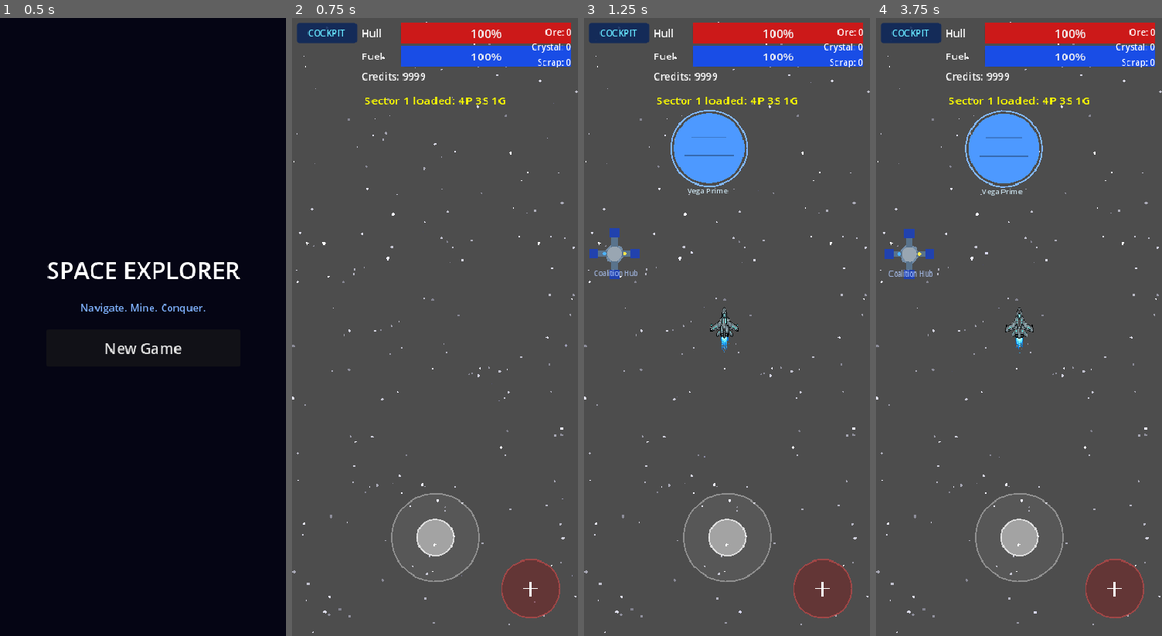
Above: before the commit, frames 1-4 (left to right).
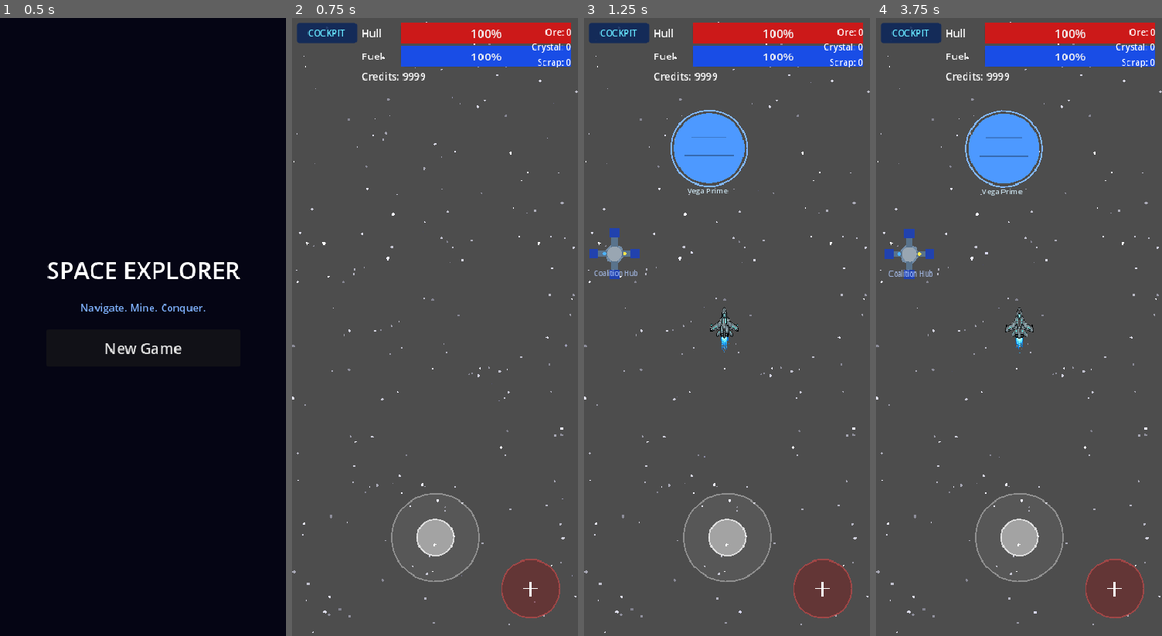
Above: after the commit, the same moments.

Repository: ichizh8/space-game-rt
Game: Godot game, scene res://scenes/main_menu.tscn
Same seed, same stepped clock (60 frames per second), same inputs: the game is played once before the commit and once after it.
Inputs:
- Up to frame 1 (0.5 s): no input
- Up to frame 2 (0.75 s): click "New Game" at 0.5 s
- Up to frame 3 (1.25 s): no input
- Up to frame 4 (3.75 s): click "COCKPIT" at 1.25 s; click "COCKPIT" at 2 s; click "COCKPIT" at 2.75 s; click "X" at 3.5 s

Frame 1 is identical in both runs. In frame 2, 0.2% of the frame differs, in the area x 25-75%, y 12-14%; in frame 3, 0.2%; in frame 4, 0.2%.

Commit message:
v85: clean up debug, map scale 0.036

Diff:
--- a/scripts/cockpit.gd
+++ b/scripts/cockpit.gd
@@ -10,7 +10,7 @@
 
 
 class MapControl extends Control:
-	const MAP_SCALE := 0.042
+	const MAP_SCALE := 0.036
 	const FOG_RADIUS := 18.0
 	const PLANET_RADIUS := 5.0
 	const GRID_WORLD := 1000.0
--- a/scripts/sector_loader.gd
+++ b/scripts/sector_loader.gd
@@ -113,14 +113,6 @@
 		}
 		_respawn_zones.append(zone)
 	_pending_initial_spawns = true
-
-	# Debug: confirm placement counts
-	var hud: Node = get_tree().get_first_node_in_group("hud")
-	if is_instance_valid(hud) and hud.has_method("show_notification"):
-		var planet_count: int = get_tree().get_nodes_in_group("planets").size()
-		var station_count: int = get_tree().get_nodes_in_group("stations").size()
-		var gate_count: int = get_tree().get_nodes_in_group("warp_gates").size()
-		hud.show_notification("Sector " + str(_sector_id) + " loaded: " + str(planet_count) + "P " + str(station_count) + "S " + str(gate_count) + "G", 5.0)
 
 	# Free data node (not in tree, safe to free)
 	data.free()
Not shown, changed: web-export/index.html
Not shown, changed: web-export/index.pck
